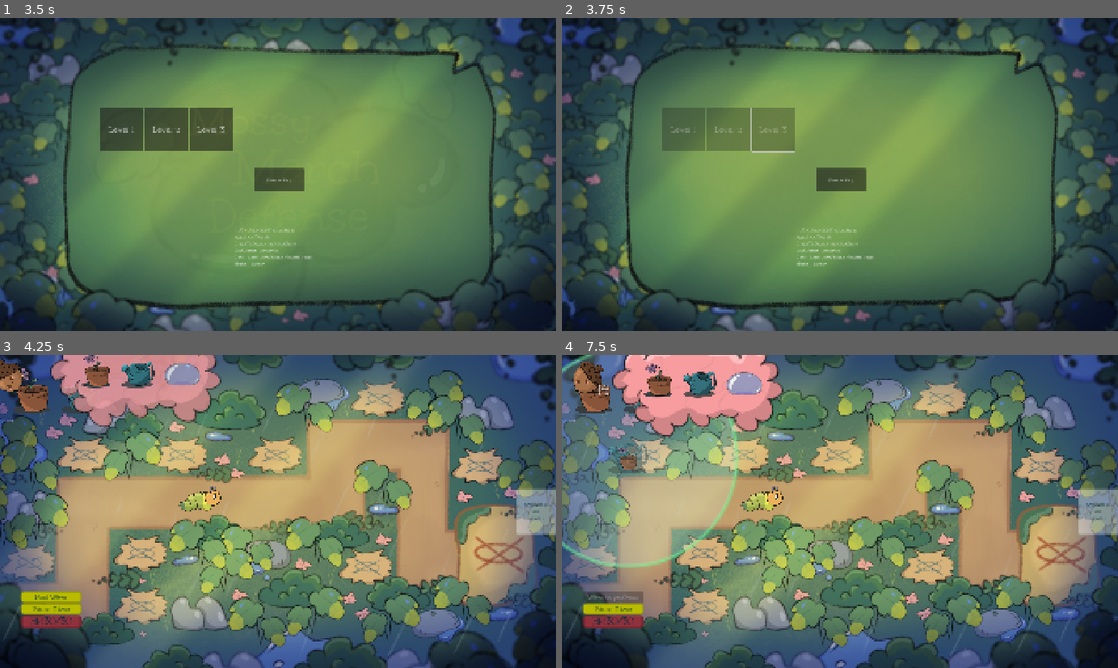
Above: before the commit, frames 1-4 (two rows, left to right).
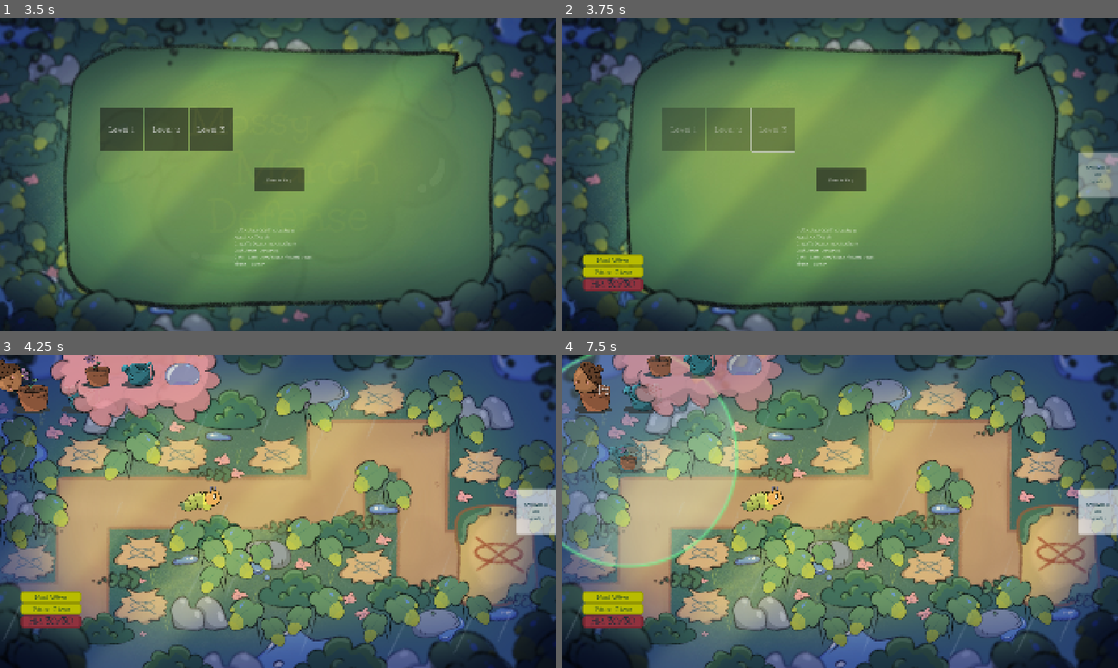
Above: after the commit, the same moments.

Repository: 100-Devs-1-Game/MossyMarchDefense
Game: Godot game, scene res://game/core/startup.tscn
The game is run twice, just before and just after one commit, with the same random seed, the same clock (stepped at 60 frames per second) and the same inputs.
Inputs (mouse positions are in pixels of both pictures, inside the frame that each line leads up to):
- Up to frame 1 (3.5 s): tap Enter at 0.5 s; move the mouse to (400, 158) at 0.52 s; click (400, 158) at 0.67 s; click "Level 1" at 1.25 s; click "Level 1" at 2 s; click "Level 2" at 2.75 s
- Up to frame 2 (3.75 s): click "Level 3" at 3.5 s
- Up to frame 3 (4.25 s): no input
- Up to frame 4 (7.5 s): click "Pause Game" at 4.25 s; click "Next Wave" at 5 s; click (612, 596) at 5.75 s, where only the run after the commit has a clickable "Next Wave"; click (612, 596) at 6.5 s, where only the run after the commit has a clickable "Next Wave"; drag from (662, 383) to (567, 605) at 7.27 s

Frame 1 is identical in both runs. In frame 2, 2.3% of the frame differs, in the area x 3-100%, y 43-88%; in frame 3, 1.1%; in frame 4, 7.8%, in the area x 3-100%, y 0-87%.

Commit message:
Added UI Signals + Game UI
Will explain in discord.

Diff:
--- a/src/game/core/autoloads/global_signal_bus.gd
+++ b/src/game/core/autoloads/global_signal_bus.gd
@@ -7,6 +7,12 @@
 signal acorns_gained(amount:int)
 signal acorns_spent(amount:int)
 
+# UI Signals
+signal start_wave_clicked
+signal pause_wave_clicked
+signal set_current_wave(wave_number:int)
+signal set_current_worms(worm_number:int)
+signal player_damaged(new_hp:int)
 
 # Temporary Signals
 signal tower_placement_hovered(location:TowerMarker)
--- a/src/game/ui/ui_list/ui_game_hud.gd
+++ b/src/game/ui/ui_list/ui_game_hud.gd
@@ -4,6 +4,15 @@
 @onready var shop_panel: TextureRect = %ShopPanel
 
 @onready var acorn_amount: Label = %AcornAmount
+
+@onready var next_wave: Button = %NextWave
+@onready var pause: Button = %Pause
+@onready var player_hp: Label = %PlayerHP
+@onready var worms: Label = %Worms
+@onready var player_money: Label = %PlayerMoney
+@onready var wave_counter: Label = %WaveCounter
+
+
 
 var tower_choices : Array[UITowerChoice] = []
 var acorn_raw_count : int = 0
@@ -43,6 +52,13 @@
 			node.gui_input.connect(_on_gui_input.bind(node))
 			node.mouse_entered.connect(_on_tower_choice_hovered.bind(node))
 			node.mouse_exited.connect(_on_tower_choice_unhovered.bind(node))
+
+	next_wave.pressed.connect(func(): SignalBus.start_wave_clicked.emit())
+	pause.pressed.connect(func(): SignalBus.pause_wave_clicked.emit())
+	SignalBus.set_current_wave.connect(func(val): wave_counter.text = str(val))
+	SignalBus.set_current_worms.connect(func(val): worms.text = str(val))
+	SignalBus.player_damaged.connect(func(val): player_hp.text = str(val))
+
 
 func _process(delta: float) -> void:
 	if is_dragging_tower() and drag_preview_active():
--- a/src/game/ui/ui_list/ui_game_hud.tscn
+++ b/src/game/ui/ui_list/ui_game_hud.tscn
@@ -221,6 +221,104 @@
 &"hud_spawned_in": SubResource("Animation_qp5ji")
 }
 
+[sub_resource type="StyleBoxFlat" id="StyleBoxFlat_qp5ji"]
+content_margin_left = 4.0
+content_margin_top = 4.0
+content_margin_right = 4.0
+content_margin_bottom = 4.0
+bg_color = Color(0.71992487, 0.73521674, 1.1551381e-06, 1)
+border_width_left = 4
+border_width_top = 4
+border_width_right = 4
+border_width_bottom = 4
+border_color = Color(0.5837085, 0.59338415, 1.92523e-07, 1)
+border_blend = true
+corner_radius_top_left = 8
+corner_radius_top_right = 8
+corner_radius_bottom_right = 8
+corner_radius_bottom_left = 8
+corner_detail = 5
+
+[sub_resource type="StyleBoxFlat" id="StyleBoxFlat_r5t23"]
+content_margin_left = 4.0
+content_margin_top = 4.0
+content_margin_right = 4.0
+content_margin_bottom = 4.0
+bg_color = Color(0.88804847, 0.902335, 0, 1)
+border_width_left = 4
+border_width_top = 4
+border_width_right = 4
+border_width_bottom = 4
+border_color = Color(0.5837085, 0.59338415, 1.92523e-07, 1)
+border_blend = true
+corner_radius_top_left = 8
+corner_radius_top_right = 8
+corner_radius_bottom_right = 8
+corner_radius_bottom_left = 8
+corner_detail = 5
+
+[sub_resource type="StyleBoxFlat" id="StyleBoxFlat_mdypi"]
+content_margin_left = 4.0
+content_margin_top = 4.0
+content_margin_right = 4.0
+content_margin_bottom = 4.0
+bg_color = Color(0.1, 0.1, 0.1, 0.3)
+corner_radius_top_left = 3
+corner_radius_top_right = 3
+corner_radius_bottom_right = 3
+corner_radius_bottom_left = 3
+corner_detail = 5
+
+[sub_resource type="StyleBoxFlat" id="StyleBoxFlat_pwnpw"]
+content_margin_left = 4.0
+content_margin_top = 4.0
+content_margin_right = 4.0
+content_margin_bottom = 4.0
+bg_color = Color(1, 1, 1, 0.75)
+draw_center = false
+border_width_left = 2
+border_width_top = 2
+border_width_right = 2
+border_width_bottom = 2
+corner_radius_top_left = 3
+corner_radius_top_right = 3
+corner_radius_bottom_right = 3
+corner_radius_bottom_left = 3
+corner_detail = 5
+expand_margin_left = 2.0
+expand_margin_top = 2.0
+expand_margin_right = 2.0
+expand_margin_bottom = 2.0
+
+[sub_resource type="StyleBoxFlat" id="StyleBoxFlat_4vsum"]
+content_margin_left = 0.0
+content_margin_top = 0.0
+content_margin_right = 0.0
+content_margin_bottom = 0.0
+bg_color = Color(0.56338006, 0.19531083, 0.24482927, 1)
+border_width_left = 8
+border_width_top = 2
+border_width_right = 8
+border_width_bottom = 2
+border_color = Color(0.47840893, 0.1588434, 0.20017853, 1)
+corner_radius_top_left = 8
+corner_radius_top_right = 8
+corner_radius_bottom_right = 8
+corner_radius_bottom_left = 8
+corner_detail = 5
+
+[sub_resource type="StyleBoxFlat" id="StyleBoxFlat_wdw62"]
+content_margin_left = 0.0
+content_margin_top = 0.0
+content_margin_right = 0.0
+content_margin_bottom = 0.0
+bg_color = Color(1, 1, 1, 0.39215687)
+corner_radius_top_left = 3
+corner_radius_top_right = 3
+corner_radius_bottom_right = 3
+corner_radius_bottom_left = 3
+corner_detail = 5
+
 [node name="GameHUD" type="Control"]
 layout_mode = 3
 anchors_preset = 15
@@ -349,3 +447,103 @@
 libraries = {
 &"": SubResource("AnimationLibrary_r5t23")
 }
+
+[node name="VBoxContainer" type="VBoxContainer" parent="."]
+layout_mode = 1
+anchors_preset = 2
+anchor_top = 1.0
+anchor_bottom = 1.0
+offset_left = 72.0
+offset_top = -263.0
+offset_right = 281.0
+offset_bottom = -38.0
+grow_vertical = 0
+
+[node name="NextWave" type="Button" parent="VBoxContainer"]
+unique_name_in_owner = true
+layout_mode = 2
+focus_mode = 0
+theme_override_colors/font_color = Color(0, 0.15686275, 0.2, 1)
+theme_override_font_sizes/font_size = 24
+theme_override_styles/normal = SubResource("StyleBoxFlat_qp5ji")
+theme_override_styles/pressed = SubResource("StyleBoxFlat_r5t23")
+theme_override_styles/hover = SubResource("StyleBoxFlat_qp5ji")
+theme_override_styles/disabled = SubResource("StyleBoxFlat_mdypi")
+theme_override_styles/focus = SubResource("StyleBoxFlat_pwnpw")
+text = "Next Wave"
+
+[node name="Pause" type="Button" parent="VBoxContainer"]
+unique_name_in_owner = true
+layout_mode = 2
+focus_mode = 0
+theme_override_colors/font_color = Color(0, 0.15686275, 0.2, 1)
+theme_override_font_sizes/font_size = 24
+theme_override_styles/normal = SubResource("StyleBoxFlat_qp5ji")
+theme_override_styles/pressed = SubResource("StyleBoxFlat_r5t23")
+theme_override_styles/hover = SubResource("StyleBoxFlat_qp5ji")
+theme_override_styles/disabled = SubResource("StyleBoxFlat_mdypi")
+theme_override_styles/focus = SubResource("StyleBoxFlat_pwnpw")
+text = "Pause Game"
+
+[node name="HPPanel" type="Panel" parent="VBoxContainer"]
+custom_minimum_size = Vector2(0, 41.325)
+layout_mode = 2
+theme_override_styles/panel = SubResource("StyleBoxFlat_4vsum")
+
+[node name="PlayerHP" type="Label" parent="VBoxContainer/HPPanel"]
+unique_name_in_owner = true
+layout_mode = 1
+anchors_preset = 15
+anchor_right = 1.0
+anchor_bottom = 1.0
+grow_horizontal = 2
+grow_vertical = 2
+theme_override_colors/font_color = Color(0, 0.15686275, 0.2, 1)
+theme_override_font_sizes/font_size = 33
+text = "HP: 30/30"
+horizontal_alignment = 1
+vertical_alignment = 1
+
+[node name="Panel" type="Panel" parent="."]
+layout_mode = 1
+anchors_preset = 6
+anchor_left = 1.0
+anchor_top = 0.5
+anchor_right = 1.0
+anchor_bottom = 0.5
+offset_left = -136.0
+offset_top = -77.0
+offset_bottom = 78.0
+grow_horizontal = 0
+grow_vertical = 2
+theme_override_styles/panel = SubResource("StyleBoxFlat_wdw62")
+
+[node name="VBoxContainer" type="VBoxContainer" parent="Panel"]
+layout_mode = 1
+anchors_preset = 15
+anchor_right = 1.0
+anchor_bottom = 1.0
+grow_horizontal = 2
+grow_vertical = 2
+alignment = 1
+
+[node name="Worms" type="Label" parent="Panel/VBoxContainer"]
+unique_name_in_owner = true
+layout_mode = 2
+theme_override_colors/font_color = Color(0, 0.15686275, 0.2, 1)
+text = "WORMS: 0"
+horizontal_alignment = 1
+
+[node name="PlayerMoney" type="Label" parent="Panel/VBoxContainer"]
+unique_name_in_owner = true
+layout_mode = 2
+theme_override_colors/font_color = Color(0, 0.15686275, 0.2, 1)
+text = "$0"
+horizontal_alignment = 1
+
+[node name="WaveCounter" type="Label" parent="Panel/VBoxContainer"]
+unique_name_in_owner = true
+layout_mode = 2
+theme_override_colors/font_color = Color(0, 0.15686275, 0.2, 1)
+text = "WAVE 1"
+horizontal_alignment = 1
Not shown: 1 places in src/game/ui/ui_list/ui_game_hud.tscn that only renumber resources
